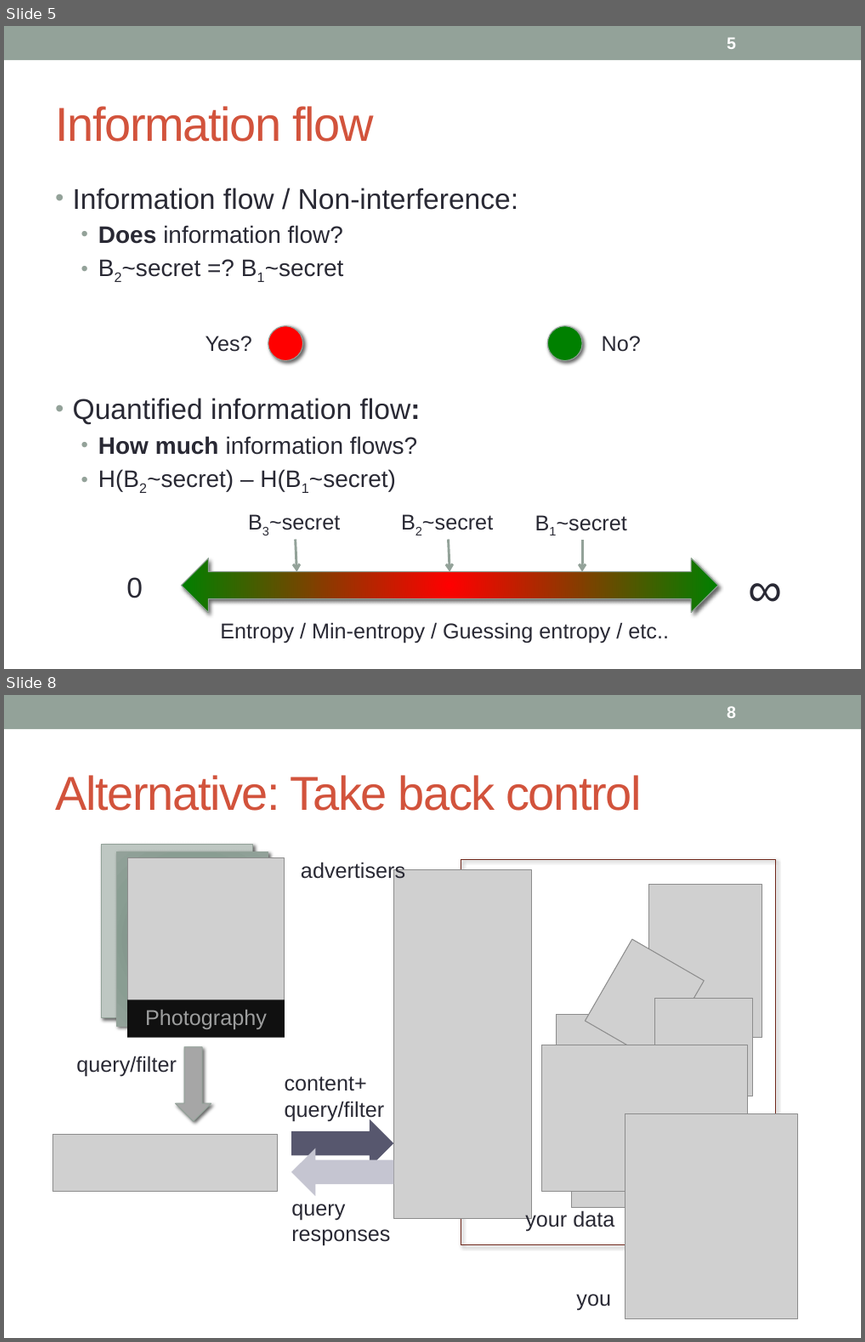
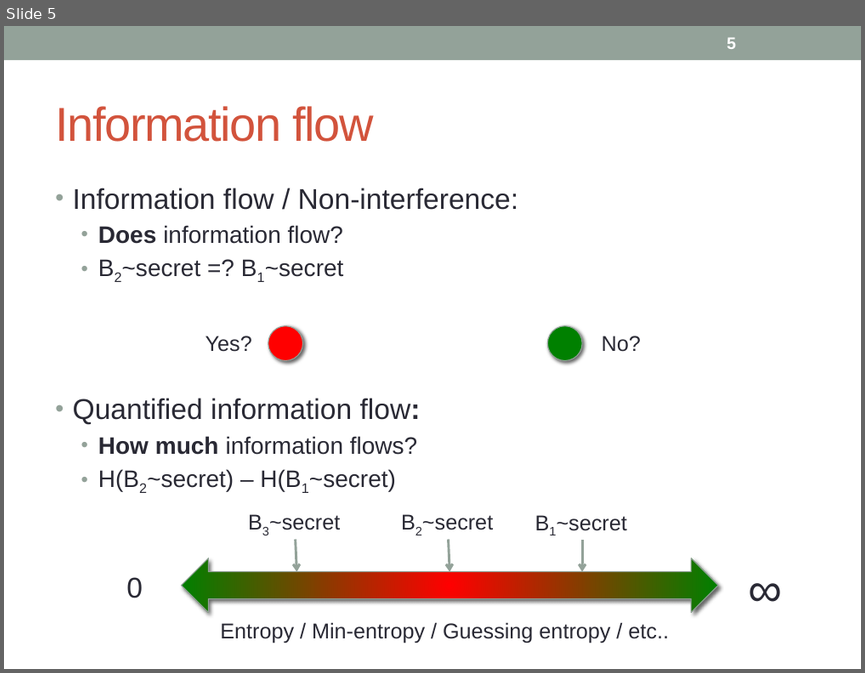
Before and after one commit to piotrm0/ppw12, a slide deck: pres/ppw12-pres.pptx. Shown one above the other, each under a label of ours: slides 5 and 8 before the commit, slide 5 after it; the slides between them are not shown. The pictures are 865x1342 and 865x673 pixels, drawn with LibreOffice and Linux fonts; fonts in the diff are those of the drawing; grey boxes stand for pictures. Boxes give left, top, right and bottom in pixels: in the first picture for what was removed or moved away, otherwise in the second. Text is boxed around its words. In the diff, an @@ line names an element or a change of style, - is before the commit and + after.

Commit message:
draft of presentation

```diff
--- a/pres/ppw12-pres.pptx
+++ b/pres/ppw12-pres.pptx
@@ slide 8 removed at (4, 695, 861, 1338), background #FFFFFF; not listed: 1 template element that a slide beside it also shows @@
@@ page number removed at (726, 706, 736, 718) @@
-8
@@ title removed at (55, 775, 642, 811) @@
-Alternative: Take back control
@@ rectangle removed at (101, 844, 252, 1018) @@
@@ rectangle removed at (116, 851, 268, 1026) @@
@@ picture removed at (127, 858, 284, 1019) @@
@@ text removed at (301, 862, 405, 882) @@
-advertisers
@@ picture removed at (394, 870, 532, 1219) @@
@@ rectangle removed at (460, 860, 775, 1245) @@
@@ picture removed at (649, 885, 762, 1037) @@
@@ picture removed at (585, 939, 704, 1062) @@
@@ rectangle removed at (127, 999, 284, 1037) @@
-Photography
@@ picture removed at (655, 998, 753, 1096) @@
@@ picture removed at (556, 1014, 644, 1084) @@
@@ down arrow removed at (176, 1047, 211, 1122) @@
@@ picture removed at (541, 1044, 747, 1191) @@
@@ text removed at (76, 1055, 177, 1077) @@
-query/filter
@@ text removed at (284, 1076, 385, 1121) @@
-content+
-query/filter
@@ right arrow removed at (292, 1119, 394, 1167) @@
@@ picture removed at (571, 1114, 747, 1208) @@
@@ picture removed at (625, 1114, 797, 1318) @@
@@ picture removed at (52, 1134, 278, 1191) @@
@@ right arrow removed at (292, 1147, 394, 1196) @@
@@ text removed at (291, 1203, 390, 1246) @@
-query
-responses
@@ text removed at (525, 1209, 614, 1231) @@
-your data
@@ text removed at (576, 1293, 611, 1310) @@
-you
```
Also in this commit, not shown: 1 slide changed, 8 slides added, 82 other slides removed.
